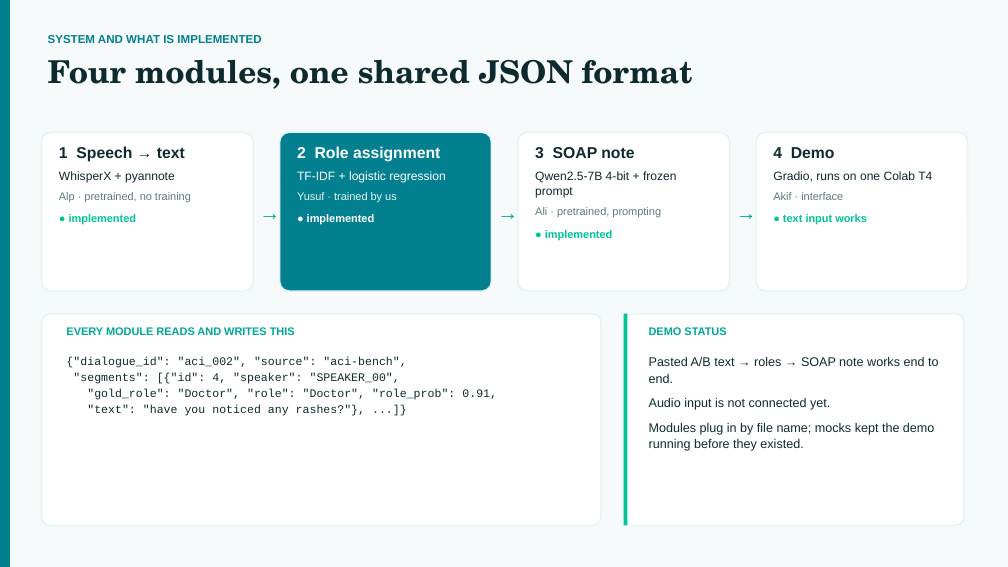
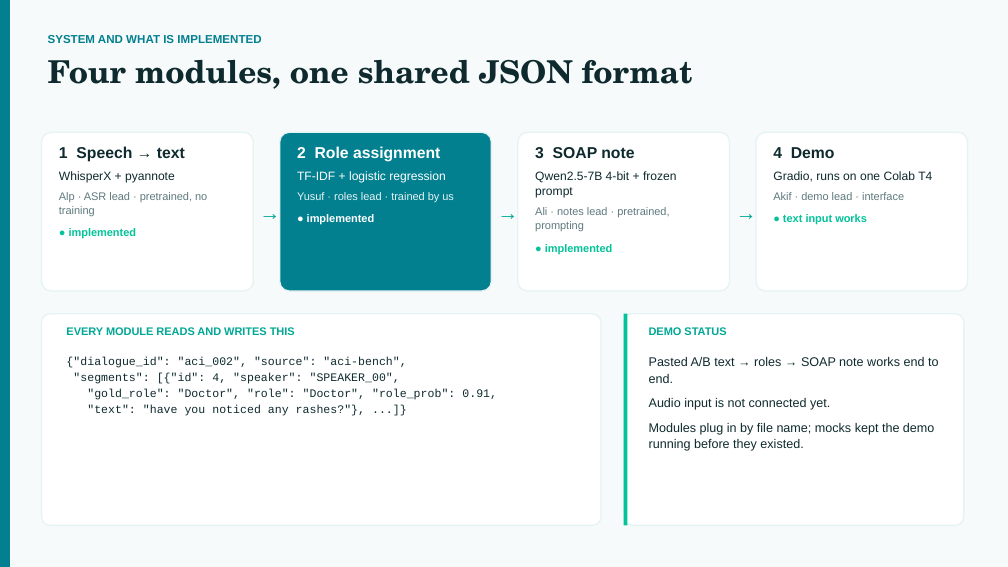
Before and after one commit to Pikseel/medscribe, a slide deck: slide 2 of results/medscribe_midproject.pptx. Drawn at 1008x567 pixels with LibreOffice and Linux fonts; fonts in the diff are those of the drawing. Boxes give left, top, right and bottom in pixels: in the first picture for what was removed or moved away, otherwise in the second. Text is boxed around its words. In the diff, an @@ line names an element or a change of style, - is before the commit and + after.

```diff
--- a/results/medscribe_midproject.pptx
+++ b/results/medscribe_midproject.pptx
@@ text at [59,192,207,216]: text changed @@
-Alp · pretrained, no training
+Alp · ASR lead · pretrained, no training
@@ text at [297,192,454,203]: text changed @@
-Yusuf · trained by us
+Yusuf · roles lead · trained by us
@@ text at [535,207,669,231]: text changed @@
-Ali · pretrained, prompting
+Ali · notes lead · pretrained, prompting
@@ text at [773,192,904,200]: text changed @@
-Akif · interface
+Akif · demo lead · interface
```
Also in this commit, not shown: 8 other slides changed, 3 other files.
